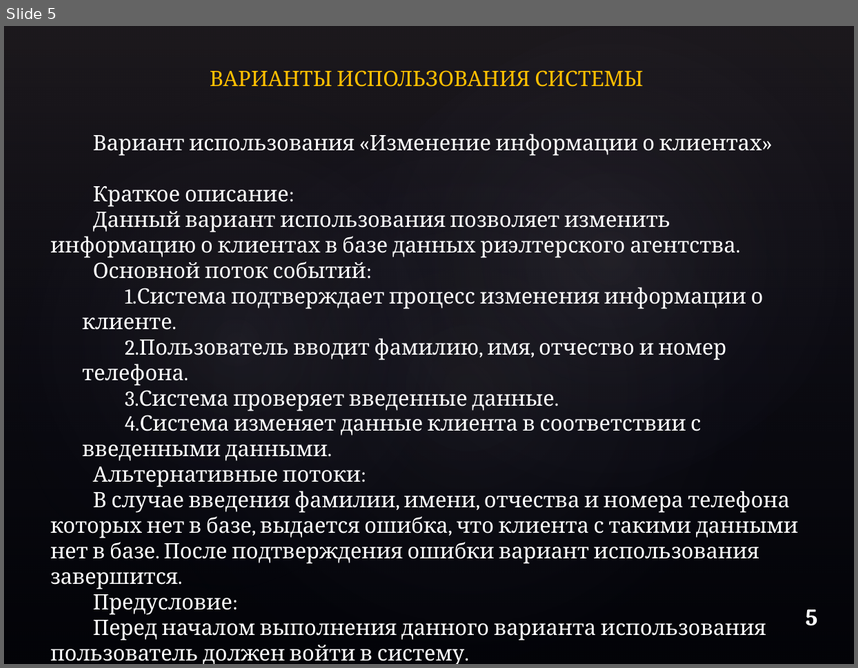
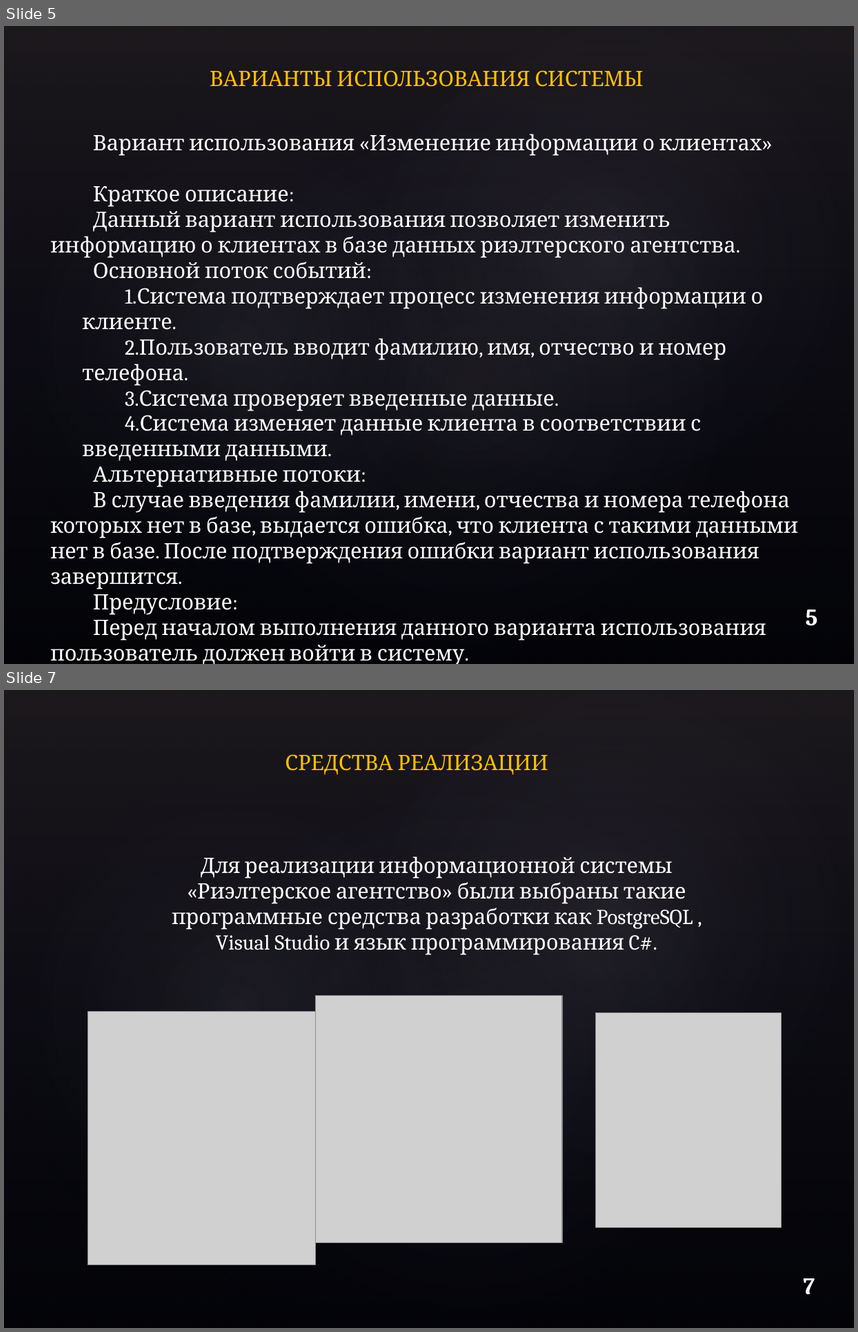
Before and after one commit to TTmaxiTT/VP, a slide deck: Смирнов М.Л. курсовой проект по ВП на тему 'Риэлтерское агентство'/Смирнов М. Л. курсовой проект по ВП на тему 'Риэлтерское агентство'.pptx. Shown one above the other, each under a label of ours: slide 5 before the commit, slides 5 and 7 after it; the slides between them are not shown. The pictures are 858x668 and 858x1332 pixels, drawn with LibreOffice and Linux fonts; fonts in the diff are those of the drawing; grey boxes stand for pictures; background and template pictures are left out. Boxes give left, top, right and bottom in pixels: in the first picture for what was removed or moved away, otherwise in the second. Text is boxed around its words. In the diff, an @@ line names an element or a change of style, - is before the commit and + after.

```diff
--- a/Смирнов М.Л. курсовой проект по ВП на тему 'Риэлтерское агентство'/Смирнов М. Л. курсовой проект по ВП на тему 'Риэлтерское агентство'.pptx
+++ b/Смирнов М.Л. курсовой проект по ВП на тему 'Риэлтерское агентство'/Смирнов М. Л. курсовой проект по ВП на тему 'Риэлтерское агентство'.pptx
@@ slide 7 added at [4,690,854,1328], background picture (left out); not listed: 4 template elements that a slide beside it also shows @@
@@ text added at [285,754,548,775], 18 pt, text #FFC000 @@
+СРЕДСТВА РЕАЛИЗАЦИИ
@@ text added at [172,856,693,955], 18 pt, text #FFFFFF @@
+Для реализации информационной системы «Риэлтерское агентство» были выбраны такие программные средства разработки как PostgreSQL , Visual Studio и язык программирования C#.
@@ picture added at [315,995,562,1242] @@
@@ picture added at [87,1012,315,1265] @@
@@ picture added at [595,1013,781,1228] @@
@@ text added at [803,1278,815,1294], 20 pt, text #FFFFFF, bold @@
+7
```
Also in this commit, not shown: 10 slides changed, 3 other slides added, 2 slides removed, 1 other file.
